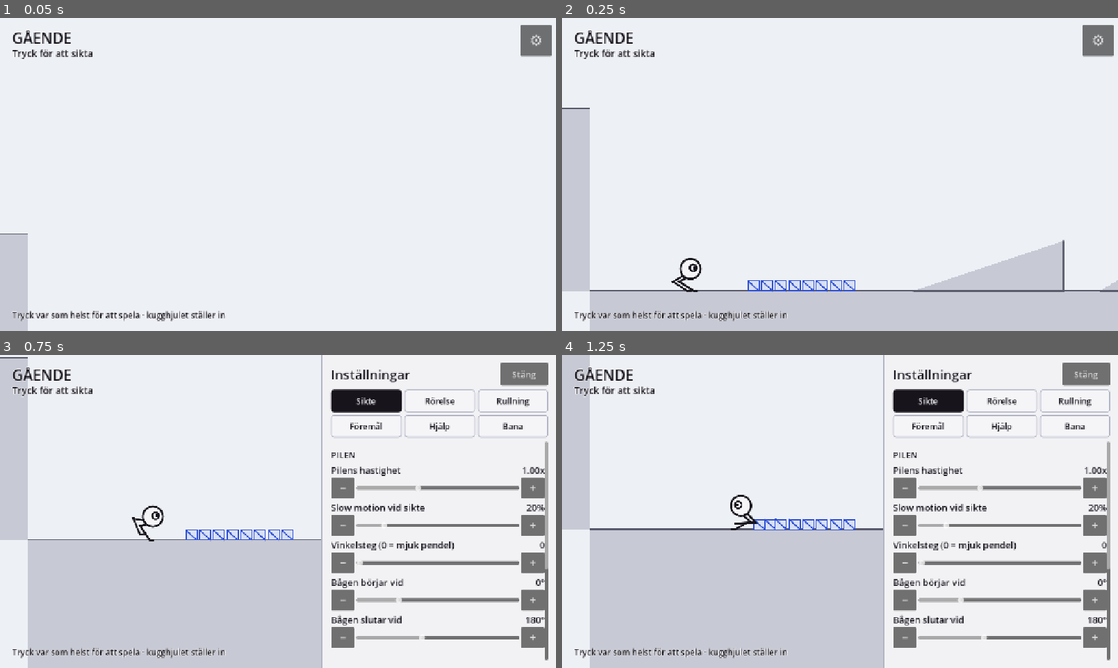
Above: before the commit, frames 1-4 (two rows, left to right).
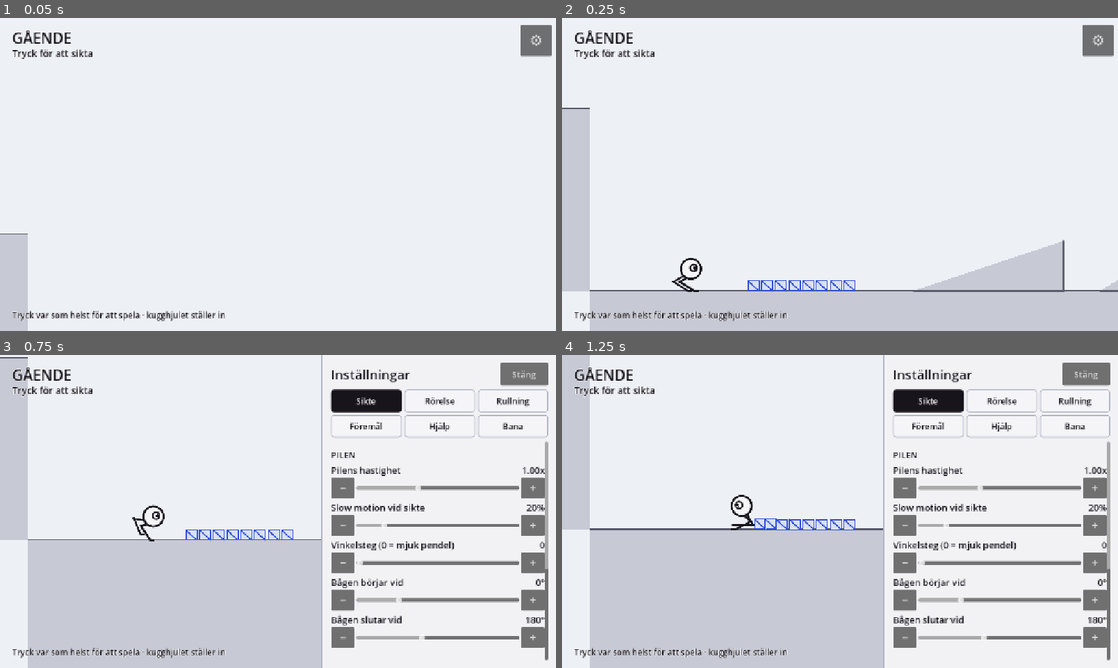
Above: after the commit, the same moments.

Repository: ojojboll-ui/Robo-ball
Game: Godot game, scene res://main/main.tscn
Same seed, same stepped clock (60 frames per second), same inputs: the game is played once before the commit and once after it.
Inputs:
- Up to frame 1 (0.05 s): no input
- Up to frame 2 (0.25 s): no input
- Up to frame 3 (0.75 s): click "⚙" at 0.5 s
- Up to frame 4 (1.25 s): no input

Frame 1 is identical in both runs. In frame 2, 0.1% of the frame differs, in the area x 19-26%, y 76-88%; in frame 3, 0.1%; in frame 4, 0.3%, in the area x 30-41%, y 44-56%.

Commit message:
Ta bort spannet där han står på fötterna och glider bakåt
Rapporterat: benen drar inte in sig i vissa vinklar, så han glider nedför
backen varken som gående eller som boll. Det stämde, och vinklarna gick att
mäta: på en 42-gradersramp stod han kvar på fötterna och gled bakåt i 93
bildrutor, alltså halvannan sekund.

Orsaken var ett glapp mellan två gränser som ingen hade satt i förhållande
till varandra. Han orkar gå uppför till asin(gångacceleration / gravitation),
vilket med 900 mot 1400 blev 40°, medan benen satt kvar ända till 43. I
spannet däremellan gick han fortfarande — bara baklänges.

Två ändringar, och de täcker olika saker med flit:

- Gångaccelerationen är 980 i stället för 900, vilket lyfter klättergränsen
  till 44,4° och lägger den strax över benens 43. Nu är det benen som avgör var
  rullningen börjar, precis som gränsen i panelen utger sig för att göra.
- Benen ger dessutom vika av sig själva så snart backen drar honom bakåt
  fortare än de kan driva honom framåt. Det är samma villkor uttryckt som
  fysik i stället för som en siffra, så spannet kan inte uppstå igen även om
  någon skruvar ner kraften eller upp gravitationen mitt i ett speltest.

Mätt över 36–52° efteråt: noll bildrutor i det läget, vid varje vinkel. 41 och
42 grader går han nu uppför hela vägen (466 och 475 px), 43 och brantare rullar
han tillbaka direkt. Kullarna, skålen och lekplatsen: noll bildrutor där också.

Sparade profiler som står kvar på gamla 900 flyttas över, och panelens text
under benreglaget säger nu vilken av de två gränserna som faktiskt bestämmer.

Co-Authored-By: Claude Opus 5 <noreply@anthropic.com>
Claude-Session: https://claude.ai/code/session_01BFuXiawrAFSoffrH8t6SUi

Diff:
--- a/game/actor/robo_ball.gd
+++ b/game/actor/robo_ball.gd
@@ -394,6 +394,14 @@
 		return false
 	if slope_degrees() > Settings.leg_max_slope:
 		return true
+	# Benen ger också vika där de inte längre kan hålla emot: drar backen honom
+	# bakåt fortare än benen orkar driva honom framåt (g·sin θ > gångacceleration)
+	# är det ingen backe han går i, hur mycket han än ser ut att gå. Utan den här
+	# regeln fanns ett spann mellan klättergränsen och benens gräns där han stod
+	# kvar på fötterna och gled nedför — mätt 93 bildrutor, alltså halvannan
+	# sekund, på en 42-gradersramp. Varken gående eller boll, precis som det såg ut.
+	if Settings.rb_gravity * absf(tangent().y) > Settings.walk_accel:
+		return true
 	return Settings.roll_speed > 0.0 and absf(ground_speed) > Settings.roll_speed
 
 ## Benen ut eller in. Hysteresen finns för att han annars skulle fladdra mellan
--- a/game/core/settings.gd
+++ b/game/core/settings.gd
@@ -62,7 +62,12 @@
 
 ## Saknade reglage tidigare, och alla tre bidrar till hur "flytande" han känns.
 var ground_stick := 150.0      ## hur hårt han trycks mot underlaget
-var walk_accel := 900.0        ## hur snabbt benen når full gångfart
+## Sätter också hur brant han orkar gå: han klättrar så länge gravitationens
+## komponent längs backen är mindre än den här, alltså upp till
+## asin(walk_accel / rb_gravity). 980 mot 1400 ger 44,4° — strax över benens
+## gräns på 43, så det är benen som bestämmer var rullningen börjar och inte
+## ett spann däremellan där han står och glider.
+var walk_accel := 980.0        ## hur snabbt benen når full gångfart
 var leg_stiffness := 220.0     ## benfjädringens styvhet
 var leg_damping := 22.0        ## benfjädringens dämpning
 var tuck_speed := 6.5          ## hur snabbt benen viks in, högre = snabbare
@@ -234,6 +239,10 @@
 		# den råkade sparas är inte ett val någon gjort.
 		if is_equal_approx(float(data.get("leg_max_slope", 0.0)), 38.0):
 			data.erase("leg_max_slope")
+		# Och gångaccelerationen: 900 räckte bara till 40° klättring mot benens
+		# 43, och glappet däremellan var ett fel man kunde se.
+		if is_equal_approx(float(data.get("walk_accel", 0.0)), 900.0):
+			data.erase("walk_accel")
 		apply(data)
 
 func notify_changed() -> void:
--- a/game/ui/tuning_panel.gd
+++ b/game/ui/tuning_panel.gd
@@ -410,12 +410,10 @@
 		return
 	var ceiling := rad_to_deg(asin(clampf(Settings.walk_accel / maxf(Settings.rb_gravity, 1.0), 0.0, 1.0)))
 	var text := "Orkar gå uppför till %.0f° med nuvarande gravitation och gångacceleration." % ceiling
-	var gap := Settings.leg_max_slope - ceiling
-	if gap > 1.0:
-		text += " Mellan %.0f° och %.0f° står han kvar på benen men glider bakåt." % [
-			ceiling, Settings.leg_max_slope]
-	elif gap < -1.0:
-		text += " Benen åker in redan vid %.0f°, alltså innan han slutar orka." % Settings.leg_max_slope
+	if Settings.leg_max_slope - ceiling > 1.0:
+		text += " Över det ger benen vika av sig själva, före gränsen ovan: annars skulle han stå kvar på fötterna och glida bakåt."
+	else:
+		text += " Benen åker in innan dess, så det är de som sätter gränsen — inte kraften."
 	_climb_note.text = text
 
 func _update_tempo_note() -> void:
Not shown, changed: docs/METRICS.md
